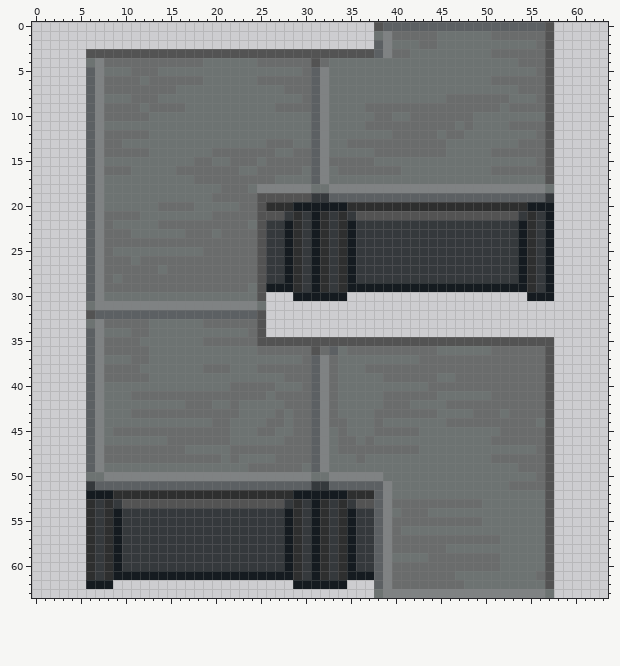
A pixel-art sprite gets an edit: Resources/Textures/_Nuclear14/Structures/Furniture/Tables/counters.rsi/metal_counter_bend.png. The picture above is the old version.
The file is 64x64 pixels.
After the commit:
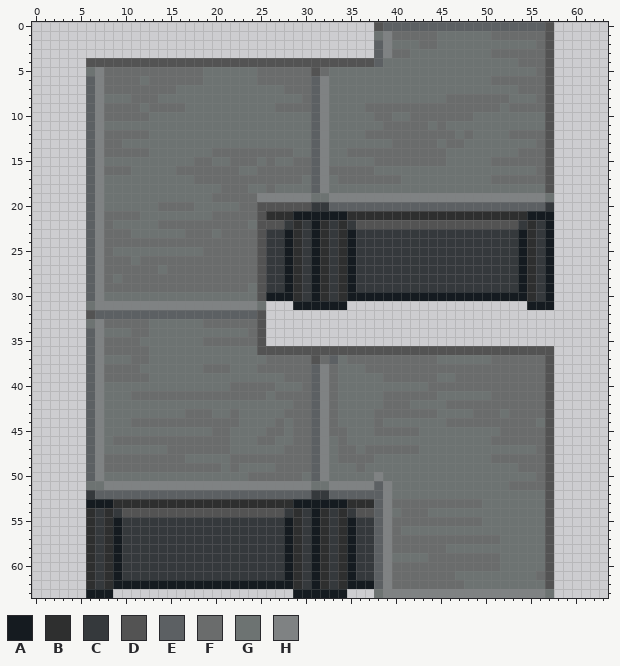
Palette (. is transparent): A #151b20  B #2e2f2f  C #35393c  D #535353  E #5c6063  F #6a6c6c  G #6d7372  H #7f8283
The commit says: fix some angles of metal counters looking weird
Diff:
Changed rows in their new state; - is an unchanged pixel.
first column x 6:
 3 ................................-
 4 DDDDDDDDDDDDDDDDDDDDDDDDD-DDDDDDE
 5 G-FFF---FFFFF------FFFFF-DF------
first column x 25:
11 ------------GG-----G-G-G----GGGG-
12 ------------FFF-----F-GF----FFF--
13 -GGG------GGGGG-----GFF------GG--
14 --FFGG----FFF-------------GGG----
15 --GG----GGGGGFFFFFFFF-----FFFFF--
16 -----F--F----GGG----------GGGGG--
17 --FFF----FFFFFFF----------FFFFFF-
18 GFGGGGEHGGGGGGGGGGGGGGGGGGGGGGGGD
19 HHHHHHGGHHHHHHHHHHHHHHHHHHHHHHHHG
20 -DDDDDCCEEEEEEEEEEEEEEEEEEEEEEEEC
21 -BBBAA-AAABBBBBBBBBBBBBBBBBBBBAA-
22 -DDC------CDDDDDDDDDDDDDDDDDDC---
first column x 26:
29 CC--------CCCCCCCCCCCCCCCCCC----
30 AAABC-BCBAAAAAAAAAAAAAAAAAAAABC-
31 ---AAAAAA--------------------AAA
first column x 25:
35 -................................
36 DDDDDD-DDDDDDDDDDDDDDDDDDDDDDDDD-
37 -FFFF-DFE-FFFFFFFF--GGGGGG-------
first column x 6:
42 -----------GGG--G-----G---------
43 -----GGGGGG---GG-----GF---------
44 -----FFFFFFFFF--F---G-------G---
45 ---GGGGGGGGGGG-----G-F-----F----
46 ---FFFFFF----------FF-G------G-G
47 --GGGGGGG--FFFFFGGGGGG--------G-
48 -----------GGGG--FFFF-------FF-F
49 --FFFFFFFFFFFFF-F-GGG---F-----F-
50 EHGGGGGGGGGGGGGGGGFFFFFFGEHGGGGG
51 GGHHHHHHHHHHHHHHHHHHHHHHHGGHHHHH
52 CEEEEEEEEEEEEEEEEEEEEEEEECCEEEEE
53 AAABBBBBBBBBBBBBBBBBBBBAA-AAABBB
54 ---CDDDDDDDDDDDDDDDDDDC------CDD
first column x 6:
61 ----CCCCCCCCCCCCCCCCCC--------CC
62 BCBAAAAAAAAAAAAAAAAAAAABC-BCBAAA
63 AAA--------------------AAAAAA---
Where, in picture pixels (left, top, right, bottom), the same in both pictures:
changed: (86, 49, 383, 76)
changed: (257, 121, 554, 229)
changed: (257, 283, 554, 364)
changed: (86, 400, 374, 517)
changed: (86, 571, 374, 598)
